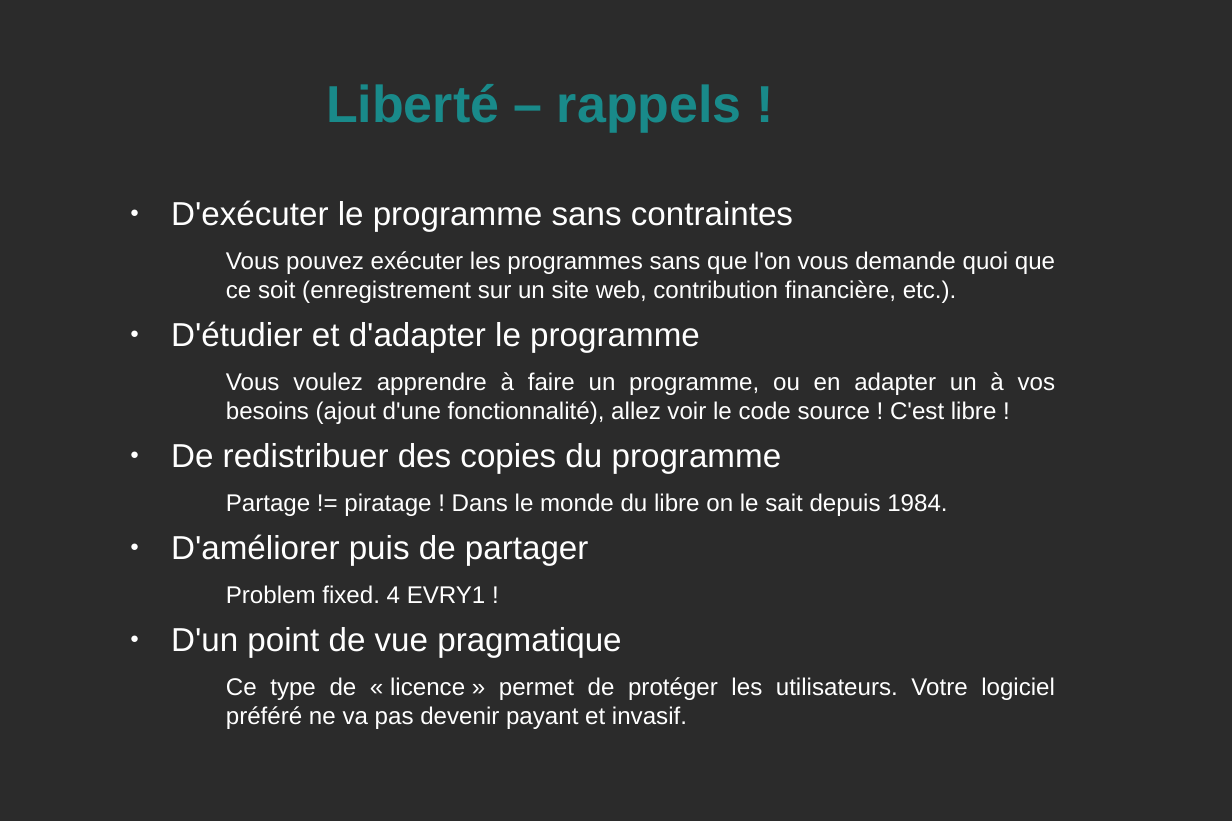
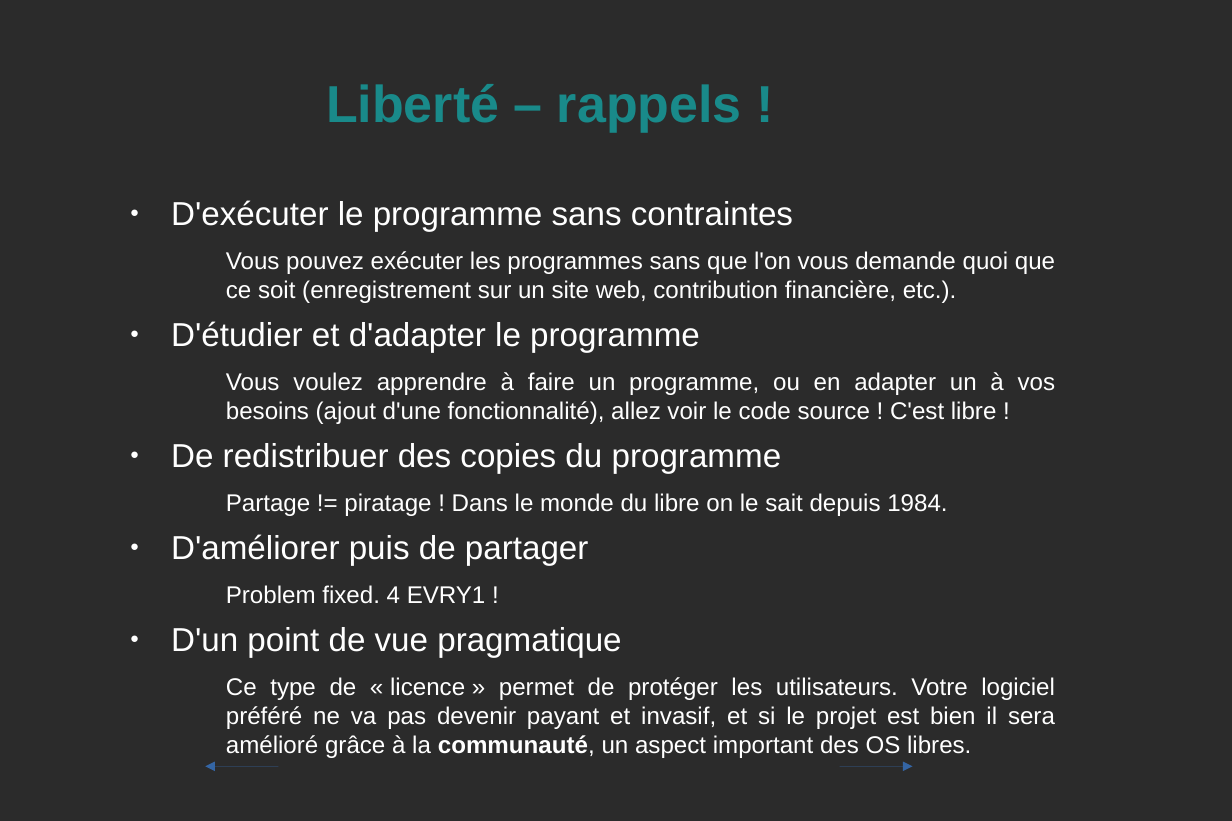
Before and after one commit to KaneRoot/public, a slide deck: slide 3 of licence_s4/com/diaporama_explicite_pas_complet.odp. Drawn at 1232x821 pixels with LibreOffice and Linux fonts; fonts in the diff are those of the drawing; background and template pictures are left out; a plain dark background stands for a picture behind light text. Boxes give left, top, right and bottom in pixels: in the first picture for what was removed or moved away, otherwise in the second. Text is boxed around its words. In the diff, an @@ line names an element or a change of style, - is before the commit and + after.

```diff
--- a/licence_s4/com/diaporama_explicite_pas_complet.odp
+++ b/licence_s4/com/diaporama_explicite_pas_complet.odp
@@ text at box(226, 677, 1055, 758): text changed @@
-    Ce type de « licence » permet de protéger les utilisateurs. Votre logiciel préféré ne va pas devenir payant et invasif.
+    Ce type de « licence » permet de protéger les utilisateurs. Votre logiciel préféré ne va pas devenir payant et invasif, et si le projet est bien il sera amélioré grâce à la communauté, un aspect important des OS libres.
@@ arrow added from (278, 766) to (205, 766), #3465A4 0 pt @@
@@ arrow added from (839, 766) to (912, 766), #3465A4 0 pt @@
```
Also in this commit, not shown: 6 other slides changed, 2 slides added, 1 slide removed.
